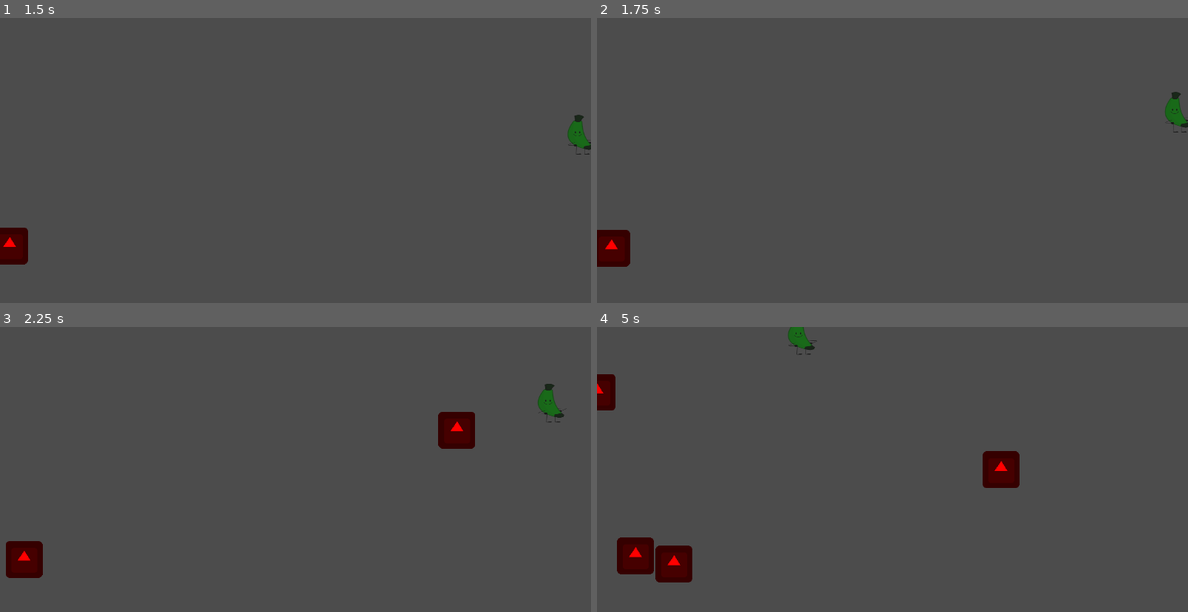
Above: before the commit, frames 1-4 (two rows, left to right).
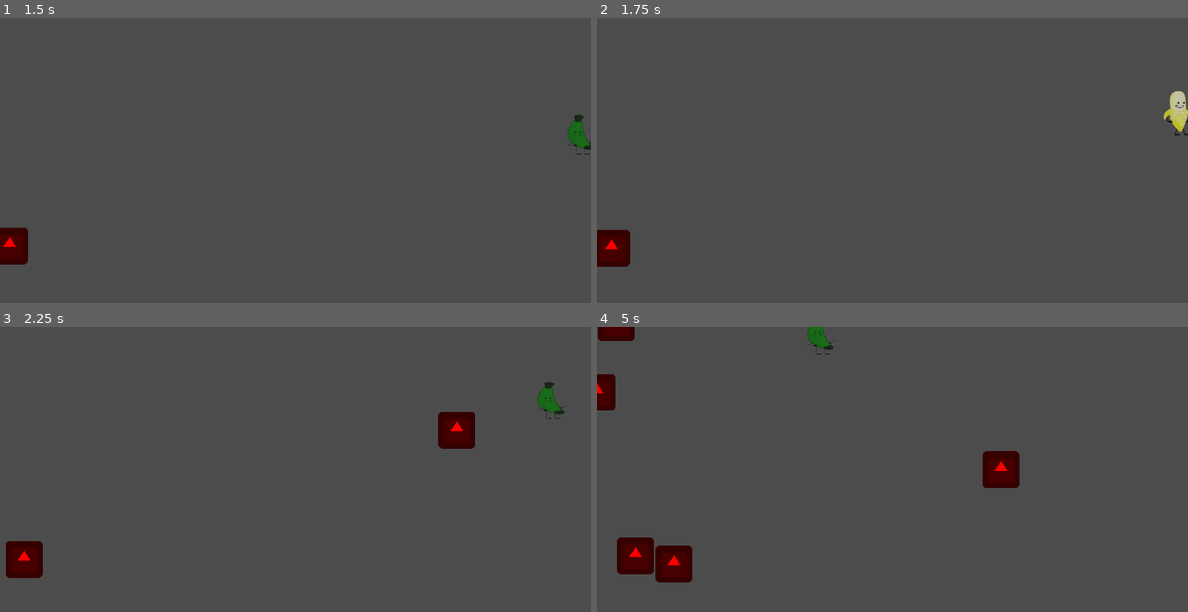
Above: after the commit, the same moments.

Repository: patan3/banana
Game: Godot game, scene res://Template1_2dCharacter/src/Playground.tscn
Same seed, same stepped clock (60 frames per second), same inputs: the game is played once before the commit and once after it. The engine's default icon, where the game draws it, is replaced by a stand-in: a white triangle on a blue panel in a dark square.
Inputs (mouse positions are in pixels of both pictures, inside the frame that each line leads up to):
- Up to frame 1 (1.5 s): tap Enter at 0.5 s; move the mouse to (265, 260) at 0.52 s; hold Space (slide) 0.53-1.28 s; hold D (right) from 0.53 s (still down); tap W (up) at 0.77, 0.8, 1.07, 1.35 s; move the mouse to (472, 243) at 1.27 s
- Up to frame 2 (1.75 s): keep holding D (right); tap W (up) at 1.52 s; tap Space (slide) at 1.55 s
- Up to frame 3 (2.25 s): tap W (up) at 1.82 s; move the mouse to (118, 446) at 2.02 s; release D (right) at 2.03 s; hold A (left) from 2.03 s (still down); hold Space (slide) from 2.03 s (still down)
- Up to frame 4 (5 s): tap W (up) at 2.3, 3.02, 3.32, 4.52, 4.82 s; move the mouse to (922, 500) at 2.77 s; release Space (slide) at 2.78 s; tap Space (slide) at 2.85, 4.35 s; move the mouse to (803, 412) at 3.52 s; hold W (up) 3.53-4.28 s; move the mouse to (1022, 483) at 4.27 s; release A (left) at 4.28 s; hold D (right) from 4.28 s (still down)

Frame 1 is identical in both runs. In frame 2, 0.4% of the frame differs, in the area x 95-100%, y 25-42%; in frame 3, 0.2%; in frame 4, 0.8%, in the area x 0-41%, y 0-10%.

Commit message:
Various tweaks to movement
Slide state gets back to Move either by pressing again space or when speed gets to zero for friction

Diff:
--- a/Template1_2dCharacter/src/Player/States/Move.gd
+++ b/Template1_2dCharacter/src/Player/States/Move.gd
@@ -31,7 +31,7 @@
 
 
 func unhandled_input(event: InputEvent) -> void:
-	if event.is_action_pressed("slide") and cooldown_timer.is_stopped():
+	if event.is_action_pressed("slide") and cooldown_timer.is_stopped() and _state_machine._state_name!="Slide":
 		_state_machine.transition_to("Move/Slide")
 		print("Going to slide state")
 	elif !cooldown_timer.is_stopped():
--- a/Template1_2dCharacter/src/Player/States/Slide.gd
+++ b/Template1_2dCharacter/src/Player/States/Slide.gd
@@ -11,6 +11,7 @@
 
 onready var cooldown_timer: Timer = get_node("CooldownTimer")
 
+export var slide_break_threashold: float = 100.0
 export var slide_acceleration: float = 15
 export var slide_friction: float = 5
 export var max_speed_friction: Vector2 = Vector2(800.0, 800.0)
@@ -18,7 +19,7 @@
 
 func unhandled_input(event: InputEvent) -> void:
 	var move: = get_parent()
-	if event.is_action_released("slide"):
+	if event.is_action_pressed("slide"):
 		_state_machine.transition_to("Move", { velocity = move.velocity })
 	move.unhandled_input(event)
 
@@ -26,8 +27,8 @@
 func physics_process(delta: float) -> void:
 	var move: = get_parent()
 	move.physics_process(delta)
-	if move.velocity == Vector2.ZERO:
-		_state_machine.transition_to("Move")
+	if move.velocity.distance_to(Vector2.ZERO) < slide_break_threashold:
+		_state_machine.transition_to("Move", { velocity = move.velocity })
 
 
 func enter(msg: Dictionary = {}) -> void:
--- a/Template1_2dCharacter/src/Playground.tscn
+++ b/Template1_2dCharacter/src/Playground.tscn
@@ -11,12 +11,6 @@
 
 [node name="Move" parent="Player/StateMachine" index="0"]
 max_speed_default = Vector2( 500, 500 )
-
-[node name="MomentumTimer" parent="Player/StateMachine/Move/Slide" index="0"]
-wait_time = 5.0
-
-[node name="CooldownTimer" parent="Player/StateMachine/Move/Slide" index="1"]
-wait_time = 1.0
 
 [node name="Borders" type="Node2D" parent="."]
 
